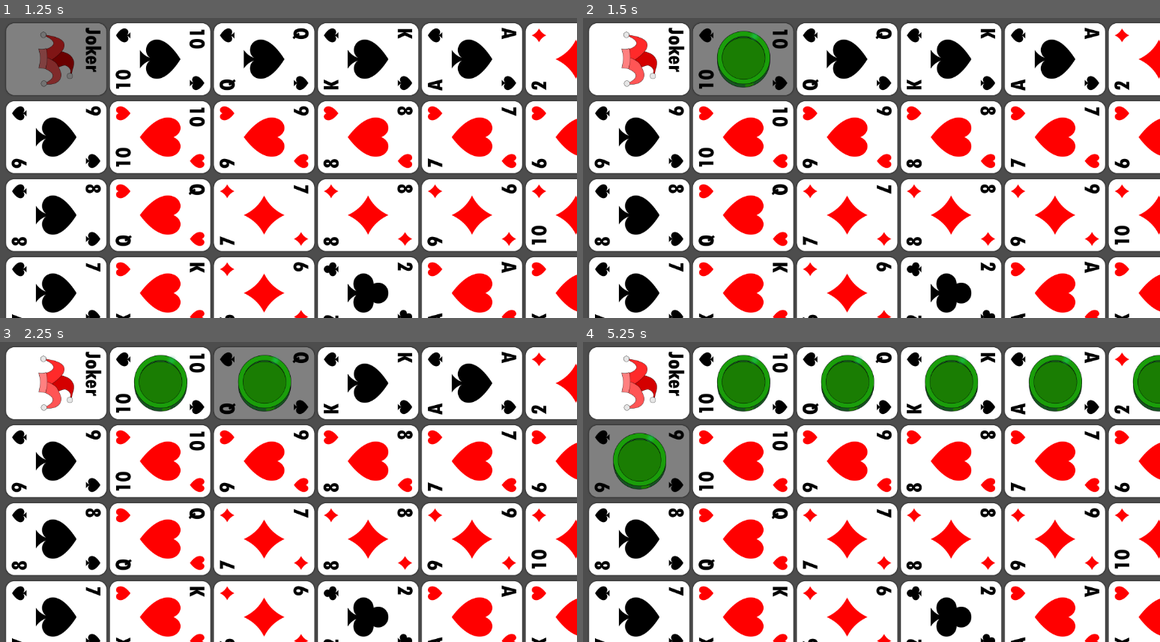
Above: before the commit, frames 1-4 (two rows, left to right).
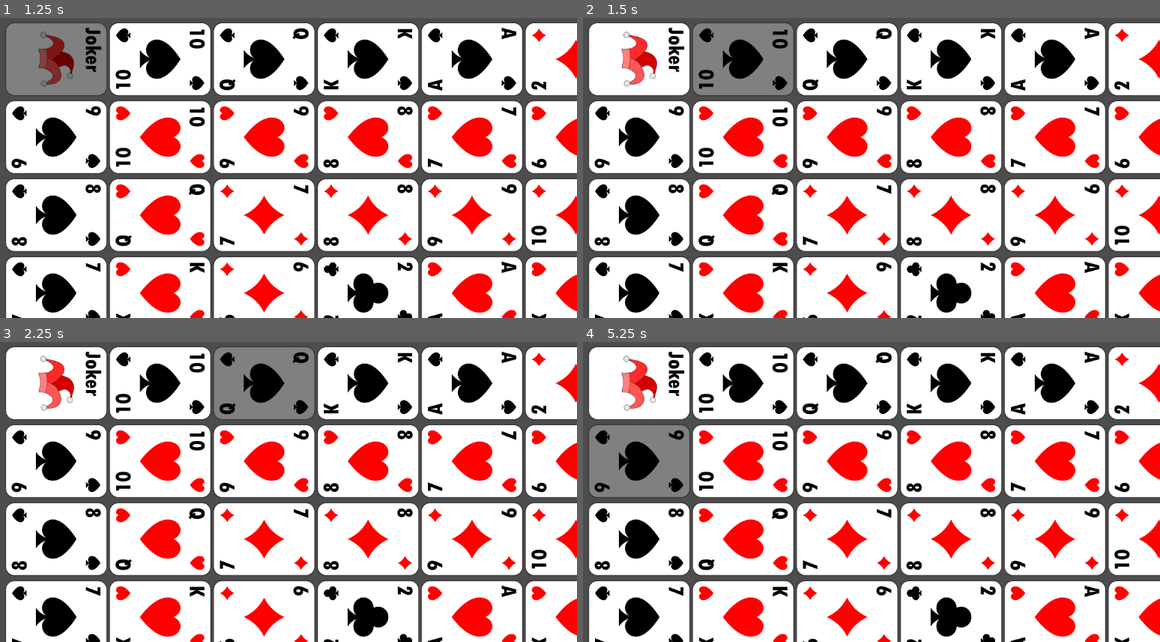
Above: after the commit, the same moments.

Repository: Aaron-Signer/sequence-board-game
Game: Godot game, scene res://scenes/game/game.tscn
The game is run twice, just before and just after one commit, with the same random seed, the same clock (stepped at 60 frames per second) and the same inputs.
Inputs (mouse positions are in pixels of both pictures, inside the frame that each line leads up to):
- Up to frame 1 (1.25 s): tap Enter at 0.5 s; move the mouse to (57, 60) at 0.52 s; press the mouse at (57, 60) at 0.53 s
- Up to frame 2 (1.5 s): tap Space at 1.25 s; move the mouse to (744, 60) at 1.27 s; release the mouse at (744, 60) at 1.28 s; click (744, 60) at 1.35 s
- Up to frame 3 (2.25 s): tap Enter at 2 s; move the mouse to (265, 384) at 2.02 s; press the mouse at (265, 384) at 2.03 s
- Up to frame 4 (5.25 s): tap Space at 2.75, 4.25 s; move the mouse to (952, 384) at 2.77 s; release the mouse at (952, 384) at 2.78 s; click (952, 384) at 2.85 s; tap Enter at 3.5 s; move the mouse to (1056, 384) at 3.52 s; press the mouse at (1056, 384) at 3.53 s; move the mouse to (1159, 384) at 4.27 s; release the mouse at (1159, 384) at 4.28 s; click (1159, 384) at 4.35 s; move the mouse to (640, 462) at 5.02 s; press the mouse at (640, 462) at 5.03 s

Frame 1 is identical in both runs. In frame 2, 1.4% of the frame differs, in the area x 23-33%, y 4-24%; in frame 3, 2.8%; in frame 4, 7.8%, in the area x 5-100%, y 4-50%.

Commit message:
playing a card now removes it from your hand

Diff:
--- a/scenes/game/card/card.gd
+++ b/scenes/game/card/card.gd
@@ -7,6 +7,7 @@
 
 var card_val_glob
 var is_board_card:bool = false
+var is_card_played: bool = false
 
 # Called when the node enters the scene tree for the first time.
 func _ready():
@@ -68,20 +69,25 @@
 
 func _on_area_2d_input_event(viewport, event, shape_idx):
 	if event.is_action_pressed("LC") && loaded_coin == null:
-		if is_board_card && card_val_glob != "J":
+		if is_board_card && is_card_played && card_val_glob != "J":
 			loaded_coin = coin.instantiate()
 			add_child(loaded_coin)
 			loaded_coin.position = Vector2(0,0)
+			GameState.card_played.emit(null)
 		elif !is_board_card:
 			GameState.card_played.emit(self)
+			queue_free()
 
 func set_hightlight(card2: Card):
-	var a = card2.card_val_glob
+	if card2 != null:
+		is_card_played = true
 
-	if card_val_glob == card2.card_val_glob && is_board_card:
-		if loaded_coin == null:
-			card.modulate = Color(0, 0, 1, 1)
+		if card_val_glob == card2.card_val_glob && is_board_card:
+			if loaded_coin == null:
+				card.modulate = Color(0, 0, 1, 1)
+			else:
+				card.modulate = Color(1, 0, 0, 1)
 		else:
-			card.modulate = Color(1, 0, 0, 1)
+			card.modulate = Color(1, 1, 1, 1)
 	else:
-		card.modulate = Color(1, 1, 1, 1)
+		is_card_played = false
--- a/scenes/game/game.gd
+++ b/scenes/game/game.gd
@@ -75,4 +75,27 @@
 		card.rotation = 0
 
 func play_card(card: Card):
-	print(card.card_val_glob)
+	if card != null:
+		var c:Card = gcard.instantiate()
+		add_child(c)
+		c.setup2(card.card_val_glob, false)
+		c.position = Vector2(2200 , 700)
+		c.rotation = 0
+		hand.erase(card)
+		draw_hand()
+
+func draw_hand():
+	var temp_hand = hand.duplicate()
+
+	for i in hand.size():
+		hand[i].queue_free()
+
+	hand.clear()
+
+	for i in temp_hand.size():
+		var card = gcard.instantiate()
+		hand.append(card)
+		add_child(card)
+		card.setup2(temp_hand[i].card_val_glob, false)
+		card.position = Vector2(2200 + i*100, 1000)
+		card.rotation = 0
--- a/scenes/game/game.tscn
+++ b/scenes/game/game.tscn
@@ -6,3 +6,11 @@
 [node name="Game" type="Node2D"]
 script = ExtResource("1_g3ugw")
 gcard = ExtResource("2_qrekm")
+
+[node name="Button" type="Button" parent="."]
+offset_left = 2626.0
+offset_top = 26.0
+offset_right = 2868.0
+offset_bottom = 98.0
+theme_override_font_sizes/font_size = 46
+text = "Draw Card"
--- a/signals/game_state.gd
+++ b/signals/game_state.gd
@@ -10,3 +10,4 @@
 
 
 signal card_played(card: Card)
+signal coin_played()
